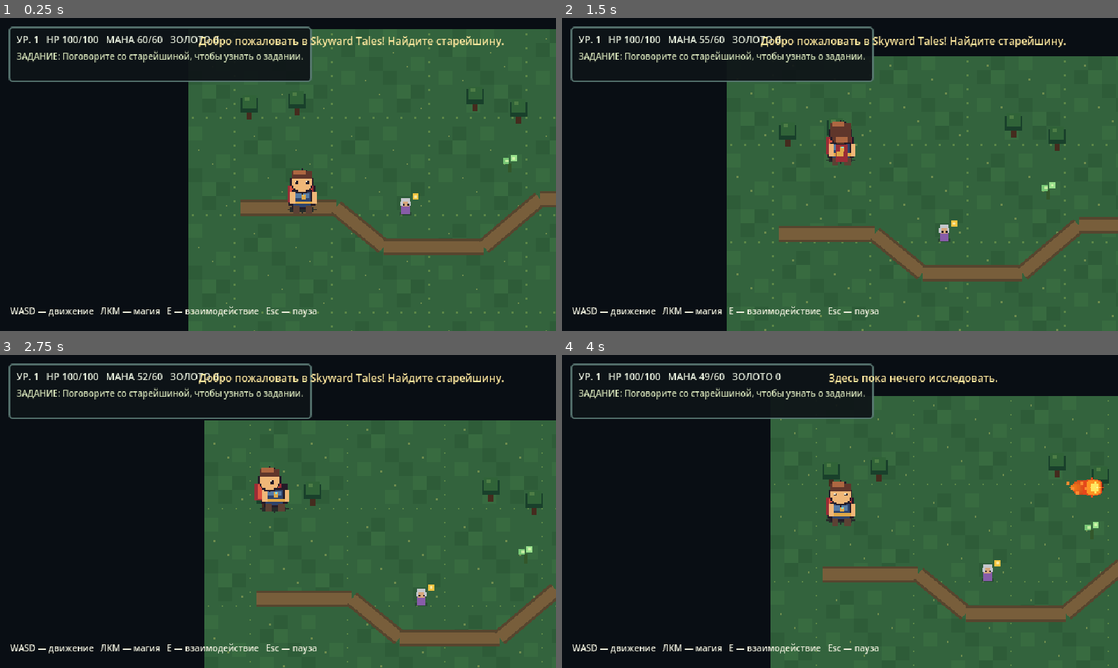
Above: before the commit, frames 1-4 (two rows, left to right).
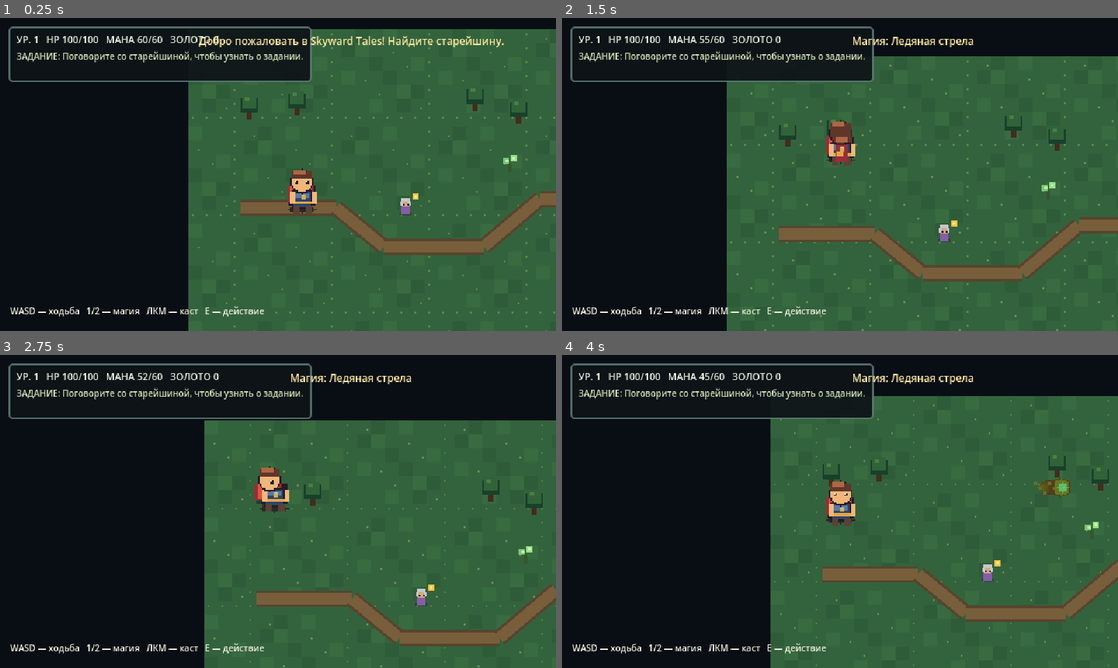
Above: after the commit, the same moments.

Repository: DoctorStrangeSH/Skyward-Tales
Game: Godot game, scene res://scenes/main.tscn
The game is run twice, just before and just after one commit, with the same random seed, the same clock (stepped at 60 frames per second) and the same inputs.
Inputs (mouse positions are in pixels of both pictures, inside the frame that each line leads up to):
- Up to frame 1 (0.25 s): no input
- Up to frame 2 (1.5 s): tap Enter at 0.5 s; move the mouse to (812, 237) at 0.52 s; hold W (move_up) from 0.53 s (still down); tap 1 at 0.6 s; click (812, 237) at 0.67 s; tap 2 at 0.8, 1.35 s; move the mouse to (1006, 221) at 1.27 s
- Up to frame 3 (2.75 s): tap 1 at 1.55 s; move the mouse to (111, 464) at 2.02 s; release W (move_up) at 2.03 s; press the mouse at (111, 464) at 2.03 s; hold A (move_left) from 2.03 s (still down); tap 2 at 2.3 s
- Up to frame 4 (4 s): move the mouse to (867, 511) at 2.77 s; release the mouse at (867, 511) at 2.78 s; tap E (interact) at 2.85 s; click (867, 511) at 2.92 s; tap 1 at 3.05, 3.6 s; move the mouse to (756, 433) at 3.52 s; release A (move_left) at 3.53 s; hold S (move_down) from 3.53 s (still down); tap 2 at 3.8 s

The runs differ from the first frame. In frame 1, 0.6% of the frame differs, in the area x 8-57%, y 92-96%; in frame 2, 1.4%; in frame 3, 1.4%; in frame 4, 1.6%, in the area x 8-98%, y 5-96%.

Commit message:
feat: add selectable frost magic with temporary slow debuff

Diff:
--- a/data/spells.json
+++ b/data/spells.json
@@ -7,5 +7,16 @@
     "projectile_speed": 255,
     "cooldown": 0.25,
     "school": "fire"
+  },
+  "frostbolt": {
+    "name": "Ледяная стрела",
+    "description": "Наносит урон и снижает скорость противника на 60% в течение 2.5 секунд.",
+    "mana_cost": 12,
+    "damage": 10,
+    "projectile_speed": 220,
+    "cooldown": 0.55,
+    "school": "ice",
+    "slow_multiplier": 0.4,
+    "slow_duration": 2.5
   }
 }
--- a/scripts/enemy.gd
+++ b/scripts/enemy.gd
@@ -12,6 +12,8 @@
 
 var health: int
 var attack_cooldown: float = 0.0
+var slow_time_left: float = 0.0
+var slow_factor: float = 1.0
 var visual: DirectionalSprite
 
 func _ready() -> void:
@@ -81,6 +83,9 @@
 	return Vector2.ZERO
 
 func _physics_process(delta: float) -> void:
+	slow_time_left = maxf(0.0, slow_time_left - delta)
+	if slow_time_left <= 0.0:
+		slow_factor = 1.0
 	attack_cooldown = maxf(0.0, attack_cooldown - delta)
 	var player := get_tree().get_first_node_in_group("player") as Node2D
 	if player == null or not player.is_physics_processing():
@@ -108,7 +113,7 @@
 				desired = home_offset.normalized()
 	if desired.length_squared() > 0.001:
 		var steered: Vector2 = _avoid_world_obstacles(desired)
-		velocity = steered * move_speed
+		velocity = steered * move_speed * slow_factor
 		visual.set_direction_vector(steered if steered.length_squared() > 0.01 else desired)
 		visual.set_moving(steered.length_squared() > 0.01)
 		move_and_slide()
@@ -116,6 +121,10 @@
 		velocity = Vector2.ZERO
 		visual.set_moving(false)
 
+func apply_slow(multiplier: float, duration: float) -> void:
+	slow_factor = minf(slow_factor, clampf(multiplier, 0.1, 1.0))
+	slow_time_left = maxf(slow_time_left, duration)
+
 func take_damage(amount: int) -> void:
 	health -= amount
 	if health <= 0:
--- a/scripts/magic_bolt.gd
+++ b/scripts/magic_bolt.gd
@@ -8,6 +8,9 @@
 var direction: Vector2 = Vector2.RIGHT
 var damage: int = 18
 var lifetime: float = 2.0
+var spell_id: String = "fireball"
+var slow_multiplier: float = 1.0
+var slow_duration: float = 0.0
 var visual: DirectionalSprite
 
 func _ready() -> void:
@@ -17,6 +20,8 @@
 	visual.configure(FIREBALL_SHEET, 4, 8, 1.8, 16.0)
 	visual.set_direction_vector(direction)
 	visual.set_moving(true)
+	if spell_id == "frostbolt":
+		visual.modulate = Color(0.38, 0.82, 1.0)
 	add_child(visual)
 
 func setup(flight_direction: Vector2, spell_damage: int) -> void:
@@ -24,6 +29,13 @@
 	damage = spell_damage
 	if visual != null:
 		visual.set_direction_vector(direction)
+
+func configure_effect(new_spell_id: String, new_slow_multiplier: float, new_slow_duration: float) -> void:
+	spell_id = new_spell_id
+	slow_multiplier = clampf(new_slow_multiplier, 0.1, 1.0)
+	slow_duration = maxf(new_slow_duration, 0.0)
+	if visual != null:
+		visual.modulate = Color(0.38, 0.82, 1.0) if spell_id == "frostbolt" else Color.WHITE
 
 func _physics_process(delta: float) -> void:
 	global_position += direction * speed * delta
@@ -34,6 +46,8 @@
 func _on_body_entered(body: Node2D) -> void:
 	if body.is_in_group("enemies") and body.has_method("take_damage"):
 		body.take_damage(damage)
+		if spell_id == "frostbolt" and body.has_method("apply_slow") and slow_duration > 0.0:
+			body.apply_slow(slow_multiplier, slow_duration)
 		queue_free()
 	elif body is StaticBody2D:
 		queue_free()
--- a/scripts/main.gd
+++ b/scripts/main.gd
@@ -13,6 +13,7 @@
 var nearby_interactable: Node2D
 var spell_definitions: Dictionary = {}
 var cast_cooldown_remaining: float = 0.0
+var selected_spell_id: String = "fireball"
 
 func _ready() -> void:
 	_load_spell_definitions()
@@ -57,9 +58,14 @@
 		var prompt := "E — поговорить" if nearby_interactable is WorldNpc else "E — собрать"
 		hud.set_prompt(prompt)
 	else:
-		hud.set_prompt("WASD — движение   ЛКМ — магия   E — взаимодействие   Esc — пауза")
+		hud.set_prompt("WASD — ходьба   1/2 — магия   ЛКМ — каст   E — действие")
 
 func _input(event: InputEvent) -> void:
+	if event is InputEventKey and event.pressed and not event.echo:
+		if event.keycode == KEY_1:
+			select_spell("fireball")
+		elif event.keycode == KEY_2:
+			select_spell("frostbolt")
 	# _input receives mouse clicks even when a Control overlays the world.
 	if event.is_action_pressed("interact"):
 		if hud.dialogue_visible:
@@ -150,10 +156,17 @@
 func _on_level_up(new_level: int) -> void:
 	hud.show_message("НОВЫЙ УРОВЕНЬ: %d! Здоровье и мана восстановлены." % new_level, 3.0)
 
+func select_spell(spell_id: String) -> void:
+	if not spell_definitions.has(spell_id):
+		return
+	selected_spell_id = spell_id
+	var data: Dictionary = spell_definitions[spell_id]
+	hud.show_message("Магия: " + str(data.get("name", spell_id)), 1.5)
+
 func _cast_spell() -> void:
 	if cast_cooldown_remaining > 0.0:
 		return
-	var spell: Dictionary = spell_definitions.get("fireball", {})
+	var spell: Dictionary = spell_definitions.get(selected_spell_id, {})
 	var mana_cost := int(spell.get("mana_cost", 8))
 	var spell_damage := int(spell.get("damage", 18))
 	if not player.spend_mana(mana_cost):
@@ -168,6 +181,7 @@
 		return
 	bolt.speed = float(spell.get("projectile_speed", 255))
 	bolt.setup(direction, spell_damage)
+	bolt.configure_effect(selected_spell_id, float(spell.get("slow_multiplier", 1.0)), float(spell.get("slow_duration", 0.0)))
 	add_child(bolt)
 	bolt.global_position = player.global_position + direction * 12.0
 	cast_cooldown_remaining = float(spell.get("cooldown", 0.25))
Not shown, changed: docs/AI_HANDOFF.md
Not shown, changed: docs/ROADMAP.md
